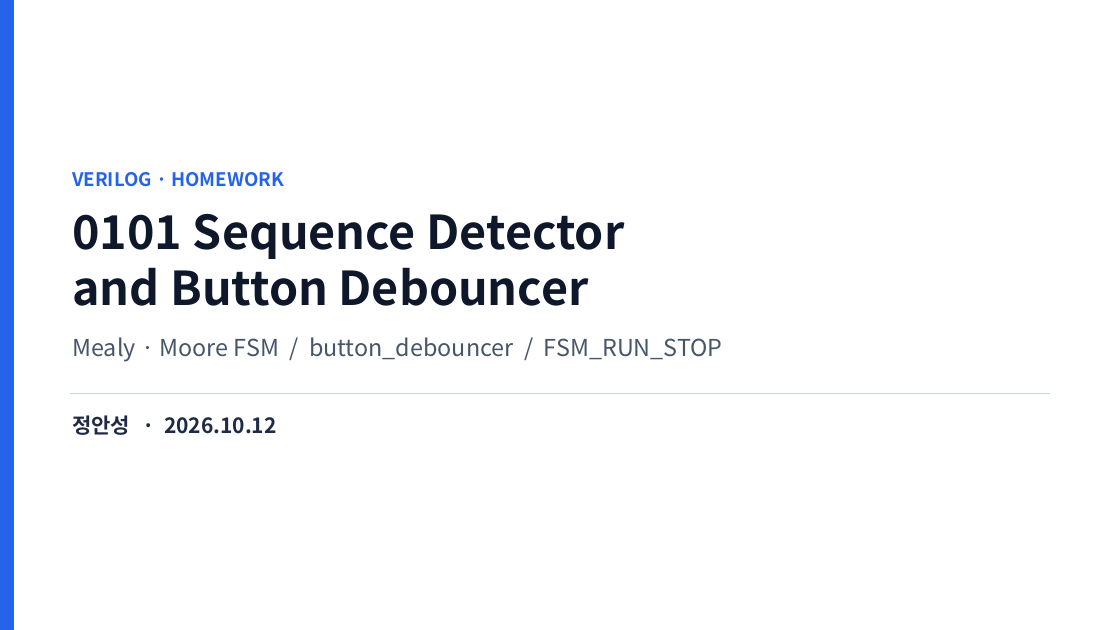
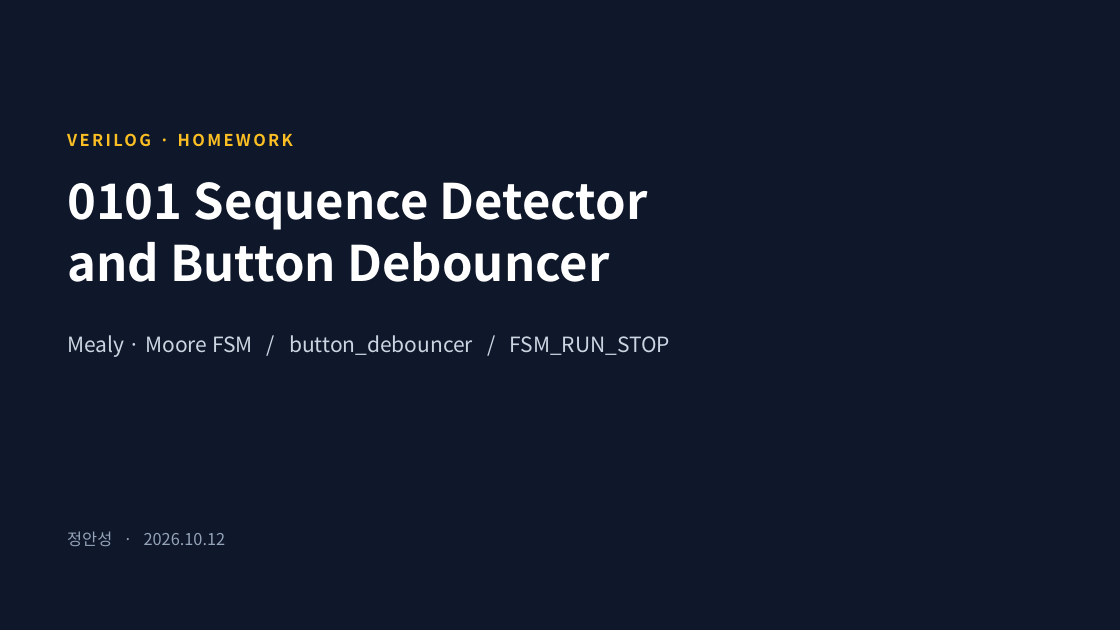
Before and after one commit to kimsacademy1234-max/System_Verilog, a slide deck: slide 1 of homework/1012_debouncer_project/Debouncer_FSM_정안성.pptx. Drawn at 1120x630 pixels with LibreOffice and Linux fonts; fonts in the diff are those of the drawing. Boxes give left, top, right and bottom in pixels: in the first picture for what was removed or moved away, otherwise in the second. Text is boxed around its words. In the diff, an @@ line names an element or a change of style, - is before the commit and + after.

```diff
--- a/homework/1012_debouncer_project/Debouncer_FSM_정안성.pptx
+++ b/homework/1012_debouncer_project/Debouncer_FSM_정안성.pptx
@@ background #FFFFFF to #0F172A @@
@@ rectangle removed at [0, 0, 14, 630] @@
@@ text "VERILOG · HOMEWORK": place and size @@
-text "VERILOG · HOMEWORK" at [72, 172, 284, 187]
+text "VERILOG · HOMEWORK" at [67, 130, 571, 160]
@@ text "VERILOG · HOMEWORK" at [67, 130, 571, 160]: size 16 to 14 pt, text colour #2563EB to #FBBF24, letter spacing 0 to 2 pt @@
@@ text "0101 Sequence Detector": place and size @@
-text "0101 Sequence Detector" at [72, 214, 625, 306]
+text "0101 Sequence Detector" at [67, 182, 648, 282]
@@ text "0101 Sequence Detector" at [67, 182, 648, 282]: size 40 to 42 pt, text colour #0F172A to #FFFFFF; line spacing 1 to 1.05 @@
@@ text "Mealy · Moore FSM / ..." at [67, 335, 671, 357]: size 20 to 18 pt, text colour #475569 to #CBD5E1 @@
@@ line removed from (70, 394) to (1050, 394) @@
@@ text "정안성 · 2026.10.12": place and size @@
-text "정안성 · 2026.10.12" at [72, 415, 277, 435]
+text "정안성 · 2026.10.12" at [67, 531, 226, 546]
@@ text "정안성 · 2026.10.12" at [67, 531, 226, 546]: size 18 to 14 pt, text colour #1F2A44 to #94A3B8, bold off @@
```
Also in this commit, not shown: 30 other slides changed, 10 slides added, 2 slides removed, 3 other files.
